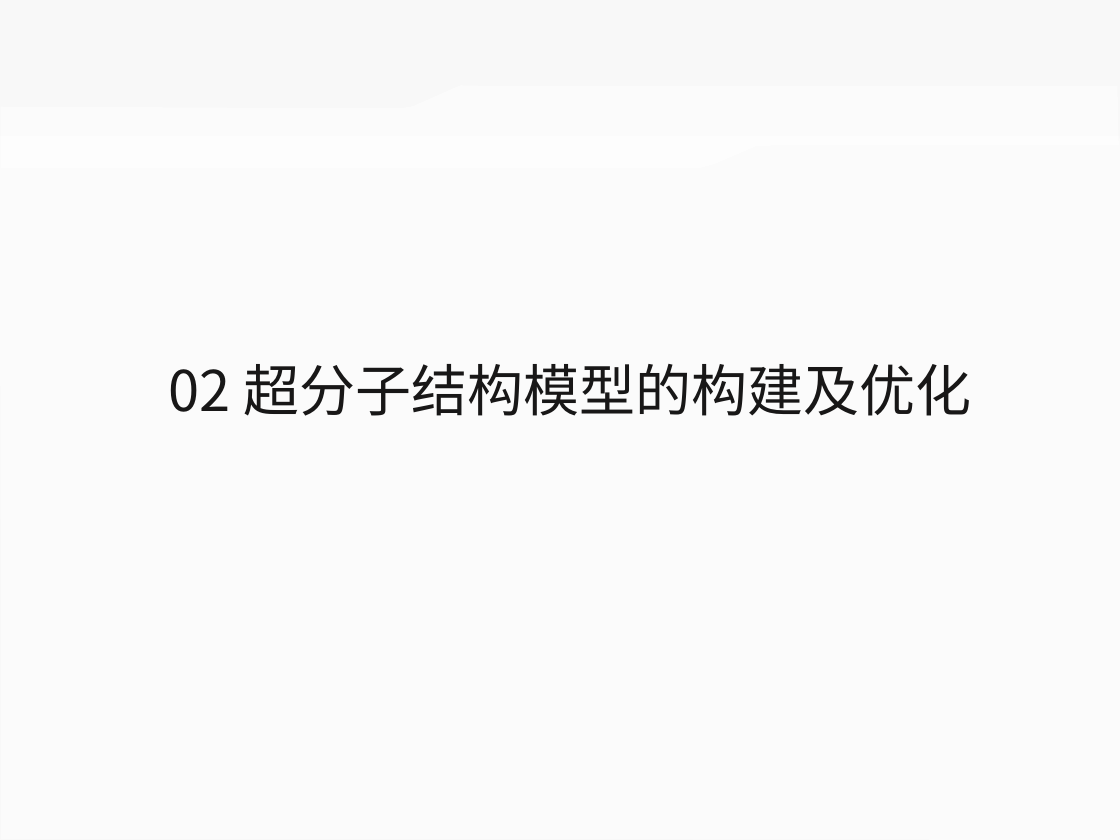
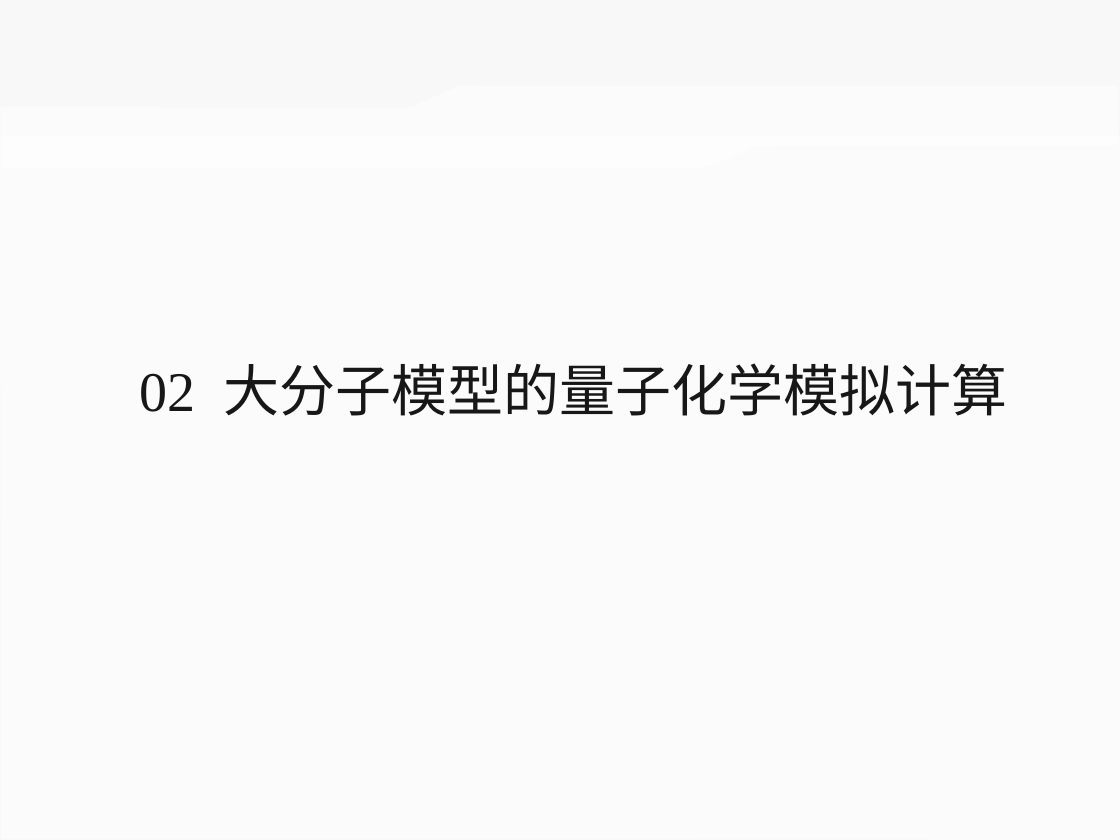
Before and after one commit to ilvcr/GraduationProject, a slide deck: slide 25 of ppt/yoghourtppt.pptx (slide 22 before the commit). Drawn at 1120x840 pixels with LibreOffice and Linux fonts; fonts in the diff are those of the drawing. Boxes give left, top, right and bottom in pixels: in the first picture for what was removed or moved away, otherwise in the second. Text is boxed around its words. In the diff, an @@ line names an element or a change of style, - is before the commit and + after.

```diff
--- a/ppt/yoghourtppt.pptx
+++ b/ppt/yoghourtppt.pptx
@@ text at [139, 363, 1007, 416]: text changed @@
-02 超分子结构模型的构建及优化
+02 大分子模型的量子化学模拟计算
```
Also in this commit, not shown: 16 other slides changed, 30 slides added, 18 slides removed, 1 other file.
